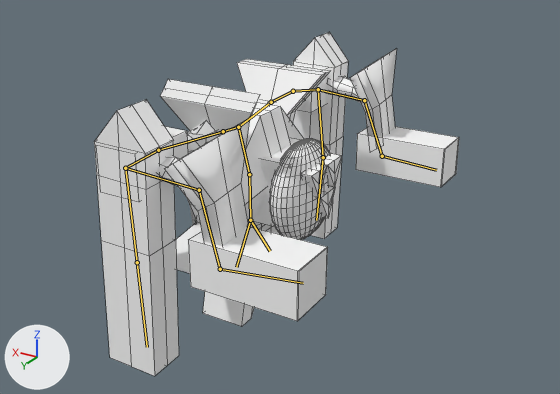
Before and after pictures for a commit that changed the FBX model Resources/enemymove/enemymove.fbx.
Rendered twice from a camera (50 mm lens) standing at (-7.9, 11.91, 8.09) and looking at (-0.64, -0.19, 2.04). The lights are fixed; the arrows at lower left show +X, +Y and +Z. The bones that bend it are drawn over the model as lines. Mesh edges are drawn as thin lines.

The first picture shows '立方体.006_立方体.015'.
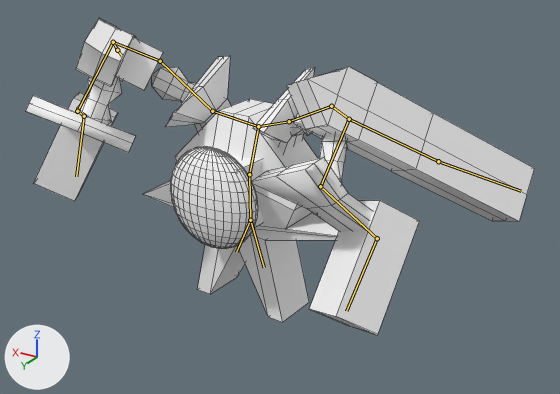
The newer file adds an action. The first version stands in its rest pose; the second is drawn at frame 18 of the action 'アーマチュア|アーマチュア|アーマチュア|アーマチュアAction'.

What differs and where, as boxes [x1, y1, x2, y2] in the pictures (560 x 394 px):
'立方体.006_立方体.015', posed (39% wider, 8% shorter)
    before: [94, 32, 459, 376]
    after: [26, 18, 535, 335]
bone 'Bone.006', root to tip
    before: (271, 102) to (293, 91)
    after: (289, 121) to (331, 106)
bone 'Bone.011', root to tip
    before: (223, 131) to (158, 150)
    after: (212, 111) to (160, 61)
bone 'Bone.019', root to tip
    before: (199, 190) to (220, 269)
    after: (77, 111) to (84, 116)
bone 'Bone.002', root to tip
    before: (250, 220) to (236, 267)
    after: (250, 220) to (236, 252)
bone 'Bone.003', root to tip
    before: (250, 220) to (270, 251)
    after: (250, 220) to (264, 267)

The change in detail:
Bone 'Bone' (bone_bone) turns from (0, 0, 0) to (0, -94, 0) degrees about its own x, y and z.
Bone 'Bone.006' (bone_bone_006) turns from (0, 0, 0) to (-44, 44, -6) degrees about its own x, y and z.
Bone 'Bone.011' (bone_bone_011) turns from (0, 0, 0) to (70, -41, -15) degrees about its own x, y and z.
Bone 'Bone.019' (bone_bone_019) turns from (0, 0, 0) to (-8, 0, 0) degrees about its own x, y and z.
Bone 'Bone.002' (bone_bone_002) turns from (0, 0, 0) to (-72, 63, -100) degrees about its own x, y and z.
Bone 'Bone.003' (bone_bone_003) turns from (0, 0, 0) to (-68, 60, -99) degrees about its own x, y and z.
